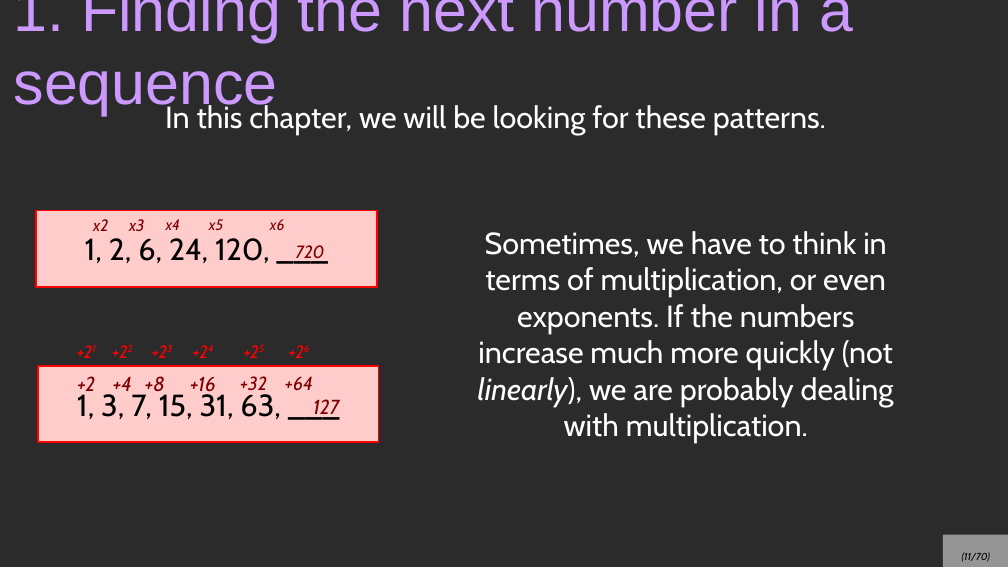
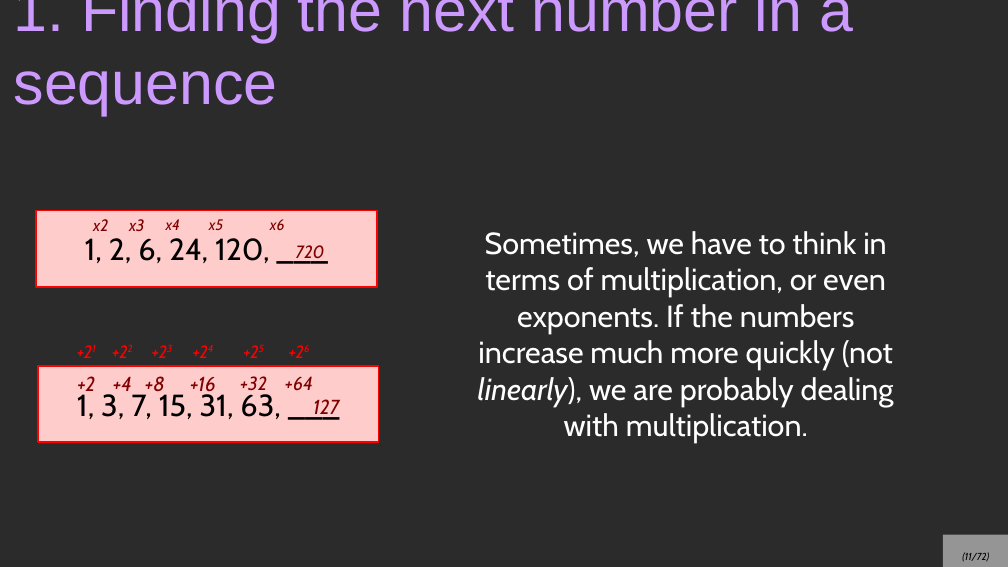
Before and after one commit to nguyenchithien/CS210-Discrete-Structures, a slide deck: slide 11 of Lectures/2_Sequences_and_Summations.odp. Drawn at 1008x567 pixels with LibreOffice and Linux fonts; fonts in the diff are those of the drawing; background and template pictures are left out; a plain dark background stands for a picture behind light text. Boxes give left, top, right and bottom in pixels: in the first picture for what was removed or moved away, otherwise in the second. Text is boxed around its words. In the diff, an @@ line names an element or a change of style, - is before the commit and + after.

```diff
--- a/Lectures/2_Sequences_and_Summations.odp
+++ b/Lectures/2_Sequences_and_Summations.odp
@@ text removed at [165, 102, 826, 135] @@
-In this chapter, we will be looking for these patterns.
@@ page number at [962, 552, 989, 562]: text changed @@
-(11/70)
+(11/72)
```
Also in this commit, not shown: 4 other slides changed, 2 slides added, 4 other files.
